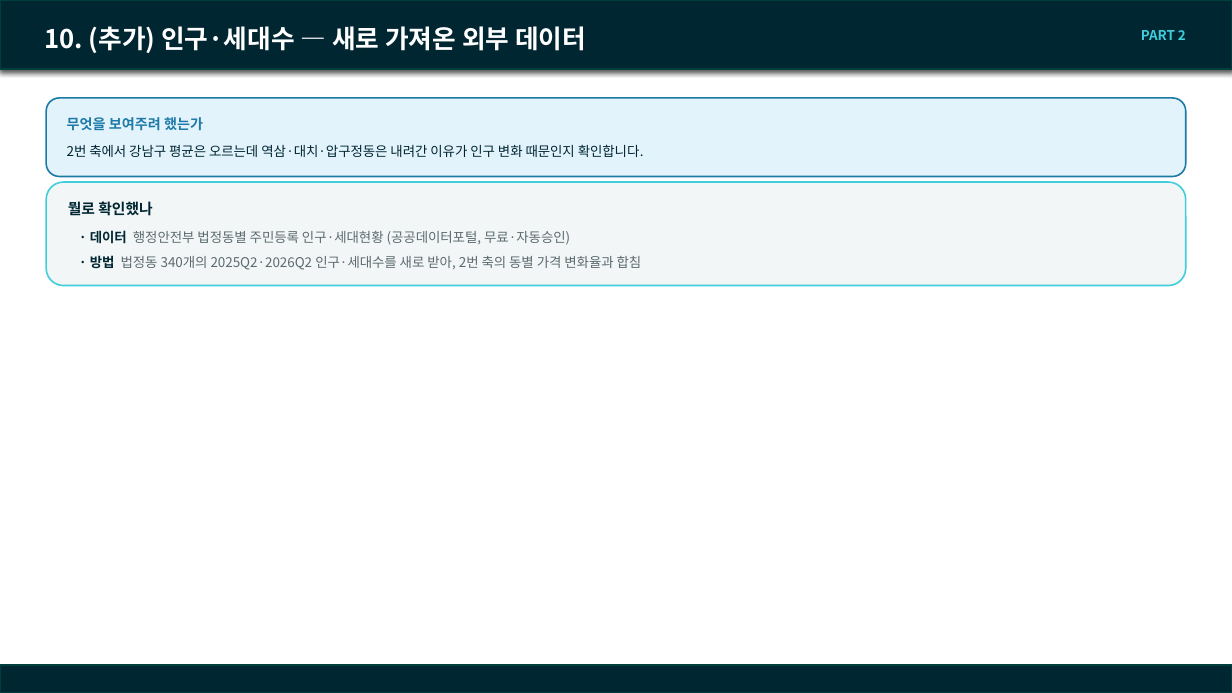
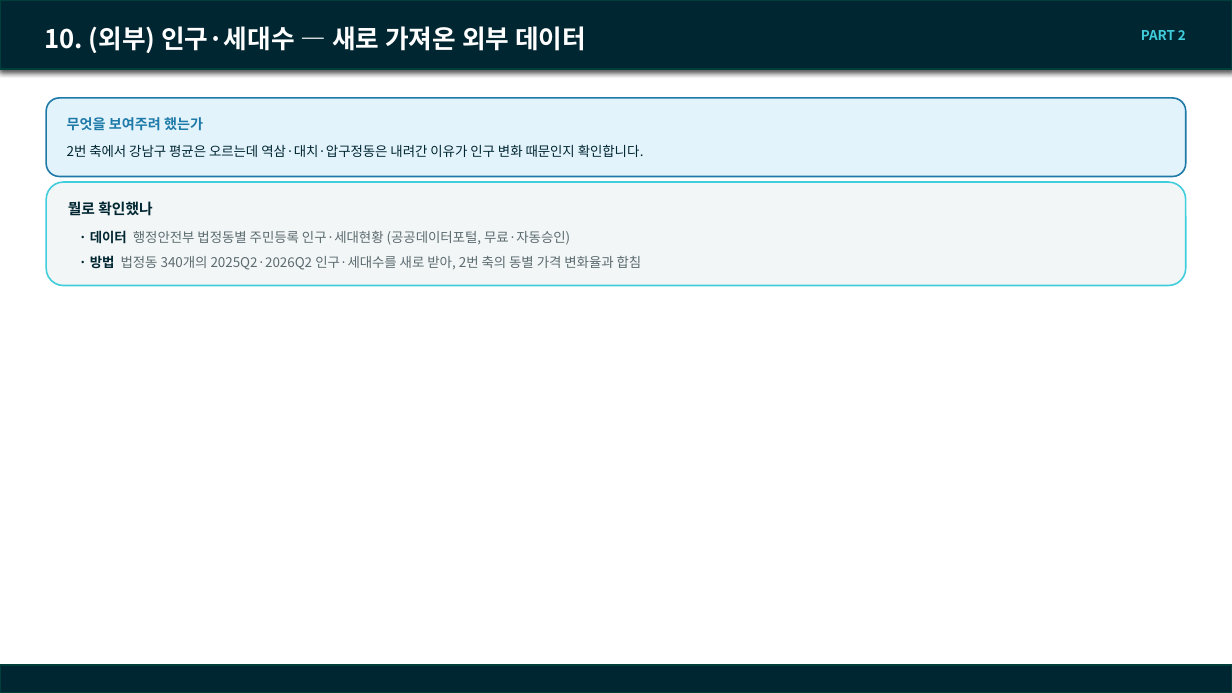
Before and after one commit to SunooJ-KR/Boomingup, a slide deck: slide 19 of eda/docs/260916_team_meeting.pptx. Drawn at 1232x693 pixels with LibreOffice and Linux fonts; fonts in the diff are those of the drawing; background and template pictures are left out. Boxes give left, top, right and bottom in pixels: in the first picture for what was removed or moved away, otherwise in the second. Text is boxed around its words. In the diff, an @@ line names an element or a change of style, - is before the commit and + after.

Commit message:
docs(eda): "(추가)" 라벨 제거, 외부데이터만 "(외부)"로 명시
08~09번(이벤트 반대 반응 동, 동 클러스터링)은 팀 데이터베이스로 분석한
최종 결과라 "(추가)" 라벨을 뗐다. 10번(인구·세대수)만 실제로 외부
공공데이터를 썼으므로 "(외부)"로 명확히 구분했다. 목차 슬라이드도
"08~10"으로 뭉뚱그리지 않고 08/09/10을 각각 표시하도록 고쳤다.

```diff
--- a/eda/docs/260916_team_meeting.pptx
+++ b/eda/docs/260916_team_meeting.pptx
@@ title at <box>44,26,586,53</box>: text changed @@
-10. (추가) 인구·세대수 — 새로 가져온 외부 데이터
+10. (외부) 인구·세대수 — 새로 가져온 외부 데이터
```
Also in this commit, not shown: 5 other slides changed, 1 other file.
